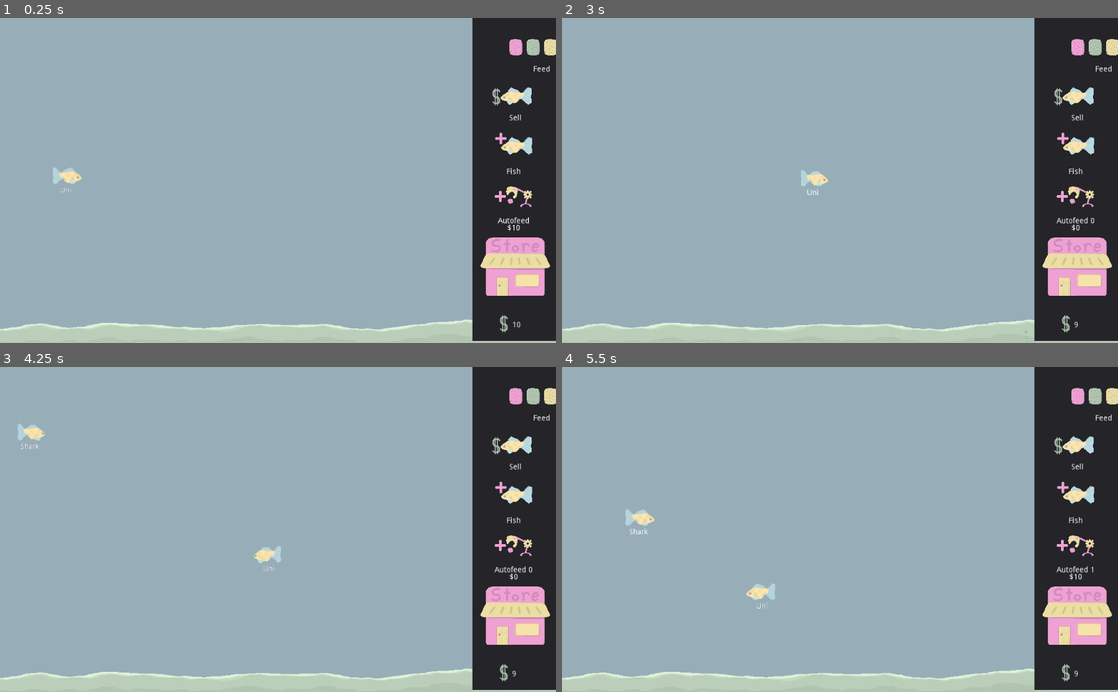
Above: before the commit, frames 1-4 (two rows, left to right).
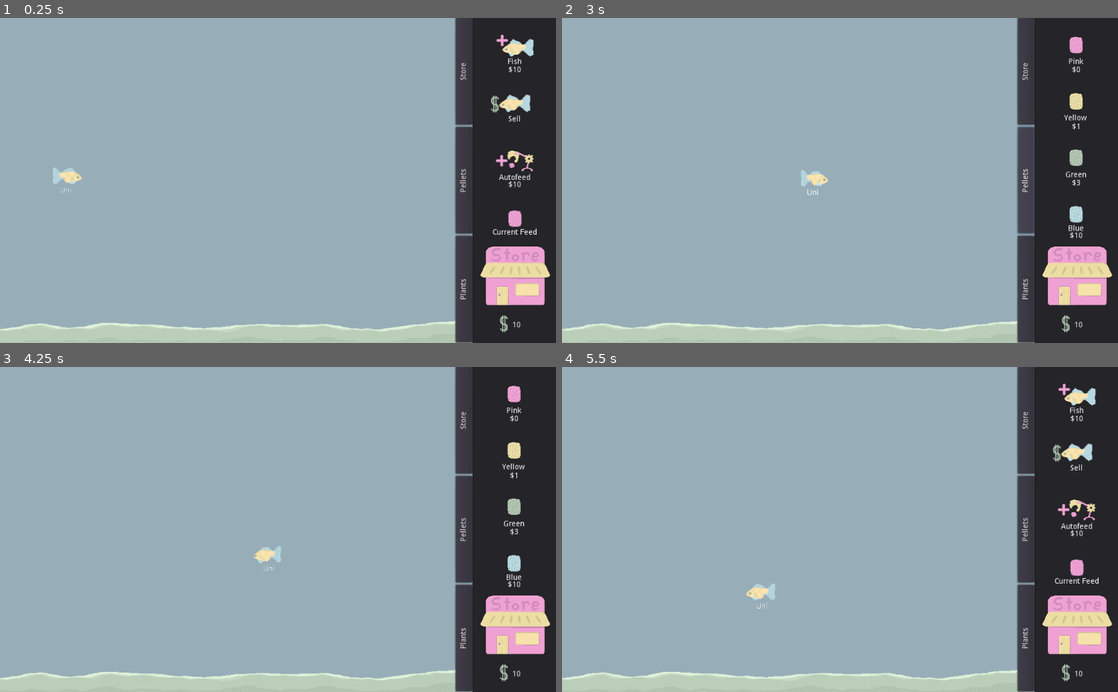
Above: after the commit, the same moments.

Repository: Struckdown/oohgamejam2020
Game: Godot game, scene res://Scenes/World.tscn
The game is run twice, just before and just after one commit, with the same random seed, the same clock (stepped at 60 frames per second) and the same inputs.
Inputs (mouse positions are in pixels of both pictures, inside the frame that each line leads up to):
- Up to frame 1 (0.25 s): no input
- Up to frame 2 (3 s): click "Feed" (after the commit: "Current Feed") at 0.5 s; click (1023, 287) at 1.25 s, where only the run after the commit has a clickable "Plants"; click (1079, 99) at 2 s, where only the run before the commit has a clickable "Sell"; click (1023, 180) at 2.75 s, where only the run after the commit has a clickable "Pellets"
- Up to frame 3 (4.25 s): click (511, 497) at 3.5 s, where only the run before the commit has a clickable "Fish"
- Up to frame 4 (5.5 s): click (1023, 419) at 4.25 s, where only the run after the commit has a clickable "Store"; click "Autofeed 0" (after the commit: "Autofeed") at 5 s

The runs differ from the first frame. In frame 1, 6.8% of the frame differs, in the area x 81-100%, y 0-100%; in frame 2, 6.5%; in frame 3, 6.7%; in frame 4, 7.0%, in the area x 11-100%, y 0-100%.

Commit message:
Working on shop tab UI

Diff:
--- a/src/Scenes/Fish.tscn
+++ b/src/Scenes/Fish.tscn
@@ -6,7 +6,6 @@
 [ext_resource path="res://Audio/fishyplop.wav" type="AudioStream" id=4]
 [ext_resource path="res://Art/Unifish/Unifish.png" type="Texture" id=5]
 [ext_resource path="res://Audio/munchin.wav" type="AudioStream" id=6]
-[ext_resource path="res://Art/Uberfish/Ubersprite.png" type="Texture" id=7]
 
 [sub_resource type="AtlasTexture" id=1]
 flags = 4
@@ -43,108 +42,63 @@
 atlas = ExtResource( 1 )
 region = Rect2( 384, 0, 64, 32 )
 
-[sub_resource type="AtlasTexture" id=8]
+[sub_resource type="AtlasTexture" id=11]
 flags = 4
 atlas = ExtResource( 5 )
 region = Rect2( 0, 0, 64, 32 )
 
-[sub_resource type="AtlasTexture" id=9]
+[sub_resource type="AtlasTexture" id=12]
 flags = 4
 atlas = ExtResource( 5 )
 region = Rect2( 64, 0, 64, 32 )
 
-[sub_resource type="AtlasTexture" id=10]
+[sub_resource type="AtlasTexture" id=13]
 flags = 4
 atlas = ExtResource( 5 )
 region = Rect2( 128, 0, 64, 32 )
 
-[sub_resource type="AtlasTexture" id=11]
+[sub_resource type="AtlasTexture" id=14]
 flags = 4
 atlas = ExtResource( 5 )
 region = Rect2( 192, 0, 64, 32 )
 
-[sub_resource type="AtlasTexture" id=12]
+[sub_resource type="AtlasTexture" id=15]
 flags = 4
 atlas = ExtResource( 5 )
 region = Rect2( 256, 0, 64, 32 )
 
-[sub_resource type="AtlasTexture" id=13]
+[sub_resource type="AtlasTexture" id=16]
 flags = 4
 atlas = ExtResource( 5 )
 region = Rect2( 320, 0, 64, 32 )
 
-[sub_resource type="AtlasTexture" id=14]
+[sub_resource type="AtlasTexture" id=17]
 flags = 4
 atlas = ExtResource( 5 )
 region = Rect2( 384, 0, 64, 32 )
 
-[sub_resource type="AtlasTexture" id=15]
+[sub_resource type="AtlasTexture" id=18]
 flags = 4
 atlas = ExtResource( 5 )
 region = Rect2( 448, 0, 64, 32 )
 
-[sub_resource type="AtlasTexture" id=16]
-flags = 4
-atlas = ExtResource( 7 )
-region = Rect2( 0, 0, 64, 32 )
-
-[sub_resource type="AtlasTexture" id=17]
-flags = 4
-atlas = ExtResource( 7 )
-region = Rect2( 64, 0, 64, 32 )
-
-[sub_resource type="AtlasTexture" id=18]
-flags = 4
-atlas = ExtResource( 7 )
-region = Rect2( 128, 0, 64, 32 )
-
-[sub_resource type="AtlasTexture" id=19]
-flags = 4
-atlas = ExtResource( 7 )
-region = Rect2( 192, 0, 64, 32 )
-
-[sub_resource type="AtlasTexture" id=20]
-flags = 4
-atlas = ExtResource( 7 )
-region = Rect2( 256, 0, 64, 32 )
-
-[sub_resource type="AtlasTexture" id=21]
-flags = 4
-atlas = ExtResource( 7 )
-region = Rect2( 320, 0, 64, 32 )
-
-[sub_resource type="AtlasTexture" id=22]
-flags = 4
-atlas = ExtResource( 7 )
-region = Rect2( 384, 0, 64, 32 )
-
-[sub_resource type="AtlasTexture" id=23]
-flags = 4
-atlas = ExtResource( 7 )
-region = Rect2( 448, 0, 64, 32 )
-
-[sub_resource type="SpriteFrames" id=24]
+[sub_resource type="SpriteFrames" id=8]
 animations = [ {
 "frames": [ SubResource( 1 ), SubResource( 2 ), SubResource( 3 ), SubResource( 4 ), SubResource( 5 ), SubResource( 6 ), SubResource( 7 ) ],
 "loop": true,
 "name": "swim",
 "speed": 8.0
 }, {
-"frames": [ SubResource( 8 ), SubResource( 9 ), SubResource( 10 ), SubResource( 11 ), SubResource( 12 ), SubResource( 13 ), SubResource( 14 ), SubResource( 15 ) ],
+"frames": [ SubResource( 11 ), SubResource( 12 ), SubResource( 13 ), SubResource( 14 ), SubResource( 15 ), SubResource( 16 ), SubResource( 17 ), SubResource( 18 ) ],
 "loop": true,
 "name": "swim_uni",
 "speed": 8.0
-}, {
-"frames": [ SubResource( 16 ), SubResource( 17 ), SubResource( 18 ), SubResource( 19 ), SubResource( 20 ), SubResource( 21 ), SubResource( 22 ), SubResource( 23 ) ],
-"loop": true,
-"name": "swim_uber",
-"speed": 8.0
 } ]
 
-[sub_resource type="CircleShape2D" id=25]
+[sub_resource type="CircleShape2D" id=9]
 radius = 115.498
 
-[sub_resource type="CapsuleShape2D" id=26]
+[sub_resource type="CapsuleShape2D" id=10]
 radius = 30.6025
 height = 3.58834
 
@@ -152,17 +106,17 @@
 script = ExtResource( 2 )
 
 [node name="AnimatedSprite" type="AnimatedSprite" parent="."]
-frames = SubResource( 24 )
-animation = "swim_uber"
+frames = SubResource( 8 )
+animation = "swim_uni"
 
 [node name="detect_box" type="CollisionShape2D" parent="."]
-shape = SubResource( 25 )
+shape = SubResource( 9 )
 
 [node name="eat_area" type="Area2D" parent="."]
 script = ExtResource( 3 )
 
 [node name="eat_box" type="CollisionShape2D" parent="eat_area"]
-shape = SubResource( 26 )
+shape = SubResource( 10 )
 
 [node name="AudioStreamPlayer2D" type="AudioStreamPlayer2D" parent="."]
 stream = ExtResource( 4 )
--- a/src/Scenes/StoreUI.tscn
+++ b/src/Scenes/StoreUI.tscn
@@ -1,14 +1,17 @@
-[gd_scene load_steps=11 format=2]
+[gd_scene load_steps=14 format=2]
 
 [ext_resource path="res://Art/HUD Elements/shop button.png" type="Texture" id=1]
 [ext_resource path="res://Scripts/StoreUI.gd" type="Script" id=2]
-[ext_resource path="res://Art/HUD Elements/pellet icon.png" type="Texture" id=3]
 [ext_resource path="res://Art/HUD Elements/Sell Fish.png" type="Texture" id=4]
 [ext_resource path="res://Art/HUD Elements/More Fish.png" type="Texture" id=5]
 [ext_resource path="res://Audio/button.wav" type="AudioStream" id=6]
 [ext_resource path="res://Art/HUD Elements/money.png" type="Texture" id=7]
 [ext_resource path="res://Art/HUD Elements/buy autofeeder.png" type="Texture" id=8]
 [ext_resource path="res://Audio/buyfish.wav" type="AudioStream" id=9]
+[ext_resource path="res://Art/HUD Elements/blue pellet.png" type="Texture" id=10]
+[ext_resource path="res://Art/HUD Elements/pink pellet.png" type="Texture" id=11]
+[ext_resource path="res://Art/HUD Elements/yellow pellet.png" type="Texture" id=12]
+[ext_resource path="res://Art/HUD Elements/green pellet.png" type="Texture" id=13]
 
 [sub_resource type="ImageTexture" id=1]
 
@@ -21,144 +24,38 @@
 "_edit_use_anchors_": false
 }
 
-[node name="Panel" type="Panel" parent="."]
+[node name="Background" type="Panel" parent="."]
 anchor_left = 0.85
 anchor_right = 1.0
 anchor_bottom = 0.993
 margin_left = -0.400024
 margin_right = 2.0
-margin_bottom = 0.199951
-__meta__ = {
-"_edit_use_anchors_": false
-}
-
-[node name="FeedButton" type="TextureButton" parent="Panel"]
-anchor_right = 1.0
-anchor_bottom = 1.0
-margin_left = 63.7705
-margin_top = 38.1008
-margin_right = -60.2295
-margin_bottom = -523.899
-texture_normal = ExtResource( 3 )
-texture_pressed = SubResource( 1 )
-__meta__ = {
-"_edit_use_anchors_": false
-}
-
-[node name="FeedLabel" type="Label" parent="Panel/FeedButton"]
-anchor_right = 1.0
-anchor_bottom = 1.0
-margin_top = 49.5231
-margin_bottom = 29.5231
-text = "Feed"
-align = 1
-__meta__ = {
-"_edit_use_anchors_": false
-}
-
-[node name="SellButton" type="TextureButton" parent="Panel"]
-anchor_right = 1.0
-anchor_bottom = 1.0
-margin_left = 30.78
-margin_top = 118.961
-margin_right = -25.22
-margin_bottom = -413.038
-texture_normal = ExtResource( 4 )
-texture_pressed = SubResource( 1 )
-__meta__ = {
-"_edit_use_anchors_": false
-}
-
-[node name="SellLabel" type="Label" parent="Panel/SellButton"]
-anchor_right = 1.0
-anchor_bottom = 1.0
-margin_left = -0.568787
-margin_top = 58.6239
-margin_right = -0.568787
-margin_bottom = 8.62302
-text = "Sell"
-align = 1
-__meta__ = {
-"_edit_use_anchors_": false
-}
-
-[node name="BuyFish" type="TextureButton" parent="Panel"]
-anchor_right = 1.0
-anchor_bottom = 1.0
-margin_left = 25.5805
-margin_top = 206.811
-margin_right = -30.4195
-margin_bottom = -325.189
-texture_normal = ExtResource( 5 )
-texture_pressed = SubResource( 1 )
-__meta__ = {
-"_edit_use_anchors_": false
-}
-
-[node name="BuyFishLabel" type="Label" parent="Panel/BuyFish"]
-anchor_right = 1.0
-anchor_bottom = 1.0
-margin_top = 70.0
-text = "Fish"
-align = 1
-__meta__ = {
-"_edit_use_anchors_": false
-}
-
-[node name="AutofeederBtn" type="TextureButton" parent="Panel"]
-anchor_right = 1.0
-anchor_bottom = 1.0
-margin_left = 12.498
-margin_top = 298.388
-margin_right = -15.502
-margin_bottom = -233.612
-texture_normal = ExtResource( 8 )
-texture_pressed = SubResource( 1 )
-__meta__ = {
-"_edit_use_anchors_": false
-}
-
-[node name="AutoFeederLbl" type="Label" parent="Panel/AutofeederBtn"]
-anchor_right = 1.0
-anchor_bottom = 1.0
-margin_top = 70.0
-margin_bottom = 20.0001
-text = "Autofeed"
-align = 1
-__meta__ = {
-"_edit_use_anchors_": false
-}
-
-[node name="AutoFeederCostLbl2" type="Label" parent="Panel/AutofeederBtn"]
-anchor_right = 1.0
-anchor_bottom = 1.0
-margin_top = 82.5137
-margin_bottom = 32.5137
-text = "$10"
-align = 1
-__meta__ = {
-"_edit_use_anchors_": false
-}
-
-[node name="Currency" type="Label" parent="Panel"]
+margin_bottom = 4.20001
+__meta__ = {
+"_edit_lock_": true,
+"_edit_use_anchors_": false
+}
+
+[node name="Currency" type="Label" parent="Background"]
 anchor_right = 1.0
 anchor_bottom = 1.0
 margin_left = 73.0
 margin_top = 560.0
+margin_right = -38.0
 margin_bottom = -21.9999
 text = "50"
 __meta__ = {
 "_edit_use_anchors_": false
 }
 
-[node name="StoreIcon" type="TextureRect" parent="Panel"]
+[node name="StoreIcon" type="TextureRect" parent="Background"]
 margin_left = 15.3425
-margin_top = 395.295
+margin_top = 411.544
 margin_right = 143.343
-margin_bottom = 523.295
+margin_bottom = 539.544
 texture = ExtResource( 1 )
 
-[node name="MoneyIcon" type="TextureRect" parent="Panel"]
+[node name="MoneyIcon" type="TextureRect" parent="Background"]
 margin_left = 50.6938
 margin_top = 549.154
 margin_right = 64.6938
@@ -173,7 +70,370 @@
 
 [node name="BuyFishSFX" type="AudioStreamPlayer" parent="."]
 stream = ExtResource( 9 )
-[connection signal="pressed" from="Panel/FeedButton" to="." method="_on_FeedButton_pressed"]
-[connection signal="pressed" from="Panel/SellButton" to="." method="_on_SellButton_pressed"]
-[connection signal="pressed" from="Panel/BuyFish" to="." method="_on_BuyFish_pressed"]
-[connection signal="pressed" from="Panel/AutofeederBtn" to="." method="_on_AutofeederBtn_pressed"]
+
+[node name="Tabs" type="Tabs" parent="."]
+anchor_right = 0.028
+anchor_bottom = 0.363
+margin_left = 841.0
+margin_top = -13.0
+margin_right = 841.328
+margin_bottom = 381.2
+__meta__ = {
+"_edit_use_anchors_": false
+}
+
+[node name="HBoxContainer" type="HBoxContainer" parent="Tabs"]
+anchor_left = -0.483
+anchor_top = 0.028
+anchor_right = 0.897
+anchor_bottom = 1.0
+margin_left = 12.007
+margin_top = 594.914
+margin_right = 571.987
+margin_bottom = 31.05
+rect_rotation = -90.0
+__meta__ = {
+"_edit_use_anchors_": false
+}
+
+[node name="Plants" type="Button" parent="Tabs/HBoxContainer"]
+margin_right = 197.0
+margin_bottom = 31.0
+size_flags_horizontal = 3
+text = "Plants"
+__meta__ = {
+"_edit_lock_": true
+}
+
+[node name="Pellets" type="Button" parent="Tabs/HBoxContainer"]
+margin_left = 201.0
+margin_right = 398.0
+margin_bottom = 31.0
+size_flags_horizontal = 3
+text = "Pellets"
+__meta__ = {
+"_edit_lock_": true
+}
+
+[node name="Main" type="Button" parent="Tabs/HBoxContainer"]
+margin_left = 402.0
+margin_right = 600.0
+margin_bottom = 31.0
+size_flags_horizontal = 3
+text = "Store"
+__meta__ = {
+"_edit_lock_": true
+}
+
+[node name="Content" type="Control" parent="."]
+margin_left = 868.425
+margin_right = 908.425
+margin_bottom = 40.0
+__meta__ = {
+"_edit_use_anchors_": false
+}
+
+[node name="MainShopUI" type="Control" parent="Content"]
+anchor_right = 1.0
+anchor_bottom = 1.0
+margin_left = 4.0
+margin_right = -4.0
+margin_bottom = -4.0
+__meta__ = {
+"_edit_use_anchors_": false
+}
+
+[node name="VBoxContainer" type="VBoxContainer" parent="Content/MainShopUI"]
+anchor_right = 4.812
+anchor_bottom = 11.722
+margin_right = 0.0159912
+margin_bottom = 0.00799561
+__meta__ = {
+"_edit_use_anchors_": false
+}
+
+[node name="BuyFish" type="TextureButton" parent="Content/MainShopUI/VBoxContainer"]
+margin_right = 154.0
+margin_bottom = 102.0
+size_flags_vertical = 3
+texture_normal = ExtResource( 5 )
+texture_pressed = SubResource( 1 )
+expand = true
+stretch_mode = 3
+__meta__ = {
+"_edit_use_anchors_": false
+}
+
+[node name="BuyFishLabel" type="Label" parent="Content/MainShopUI/VBoxContainer/BuyFish"]
+anchor_right = 1.0
+anchor_bottom = 1.0
+margin_top = 73.8689
+margin_bottom = -14.1311
+text = "Fish"
+align = 1
+__meta__ = {
+"_edit_use_anchors_": false
+}
+
+[node name="BuyFishCostLbl" type="Label" parent="Content/MainShopUI/VBoxContainer/BuyFish"]
+anchor_right = 1.0
+anchor_bottom = 1.0
+margin_top = 88.5301
+margin_bottom = 0.53009
+text = "$10"
+align = 1
+__meta__ = {
+"_edit_use_anchors_": false
+}
+
+[node name="SellButton" type="TextureButton" parent="Content/MainShopUI/VBoxContainer"]
+margin_top = 106.0
+margin_right = 154.0
+margin_bottom = 208.0
+size_flags_vertical = 3
+texture_normal = ExtResource( 4 )
+texture_pressed = SubResource( 1 )
+expand = true
+stretch_mode = 3
+__meta__ = {
+"_edit_use_anchors_": false
+}
+
+[node name="SellLabel" type="Label" parent="Content/MainShopUI/VBoxContainer/SellButton"]
+anchor_right = 1.0
+anchor_bottom = 1.0
+margin_left = -1.0
+margin_top = 73.7019
+margin_right = -1.0
+margin_bottom = -9.2981
+text = "Sell"
+align = 1
+__meta__ = {
+"_edit_use_anchors_": false
+}
+
+[node name="AutofeederBtn" type="TextureButton" parent="Content/MainShopUI/VBoxContainer"]
+margin_top = 212.0
+margin_right = 154.0
+margin_bottom = 314.0
+size_flags_vertical = 3
+texture_normal = ExtResource( 8 )
+texture_pressed = SubResource( 1 )
+expand = true
+stretch_mode = 3
+__meta__ = {
+"_edit_use_anchors_": false
+}
+
+[node name="AutoFeederLbl" type="Label" parent="Content/MainShopUI/VBoxContainer/AutofeederBtn"]
+anchor_right = 1.0
+anchor_bottom = 1.0
+margin_top = 75.4165
+margin_bottom = -10.5835
+text = "Autofeed"
+align = 1
+__meta__ = {
+"_edit_use_anchors_": false
+}
+
+[node name="AutoFeederCostLbl2" type="Label" parent="Content/MainShopUI/VBoxContainer/AutofeederBtn"]
+anchor_right = 1.0
+anchor_bottom = 1.0
+margin_top = 88.4165
+margin_bottom = 4.4165
+text = "$10"
+align = 1
+__meta__ = {
+"_edit_use_anchors_": false
+}
+
+[node name="FeedButton" type="TextureButton" parent="Content/MainShopUI/VBoxContainer"]
+margin_top = 318.0
+margin_right = 154.0
+margin_bottom = 422.0
+size_flags_vertical = 3
+texture_normal = ExtResource( 11 )
+texture_pressed = SubResource( 1 )
+expand = true
+stretch_mode = 3
+__meta__ = {
+"_edit_use_anchors_": false
+}
+
+[node name="FeedLabel" type="Label" parent="Content/MainShopUI/VBoxContainer/FeedButton"]
+anchor_right = 1.0
+anchor_bottom = 1.0
+margin_top = 70.1184
+margin_bottom = -11.8816
+text = "Current Feed"
+align = 1
+__meta__ = {
+"_edit_use_anchors_": false
+}
+
+[node name="PelletShopUI" type="Control" parent="Content"]
+visible = false
+anchor_right = 3.464
+anchor_bottom = 4.563
+margin_left = 4.0
+margin_right = 15.44
+margin_bottom = 222.48
+__meta__ = {
+"_edit_use_anchors_": false
+}
+
+[node name="VBoxContainer" type="VBoxContainer" parent="Content/PelletShopUI"]
+anchor_right = 1.0
+anchor_bottom = 1.022
+margin_bottom = 0.0899658
+__meta__ = {
+"_edit_use_anchors_": false
+}
+
+[node name="Pellet1" type="TextureButton" parent="Content/PelletShopUI/VBoxContainer"]
+margin_right = 150.0
+margin_bottom = 100.0
+size_flags_vertical = 3
+texture_normal = ExtResource( 11 )
+texture_pressed = SubResource( 1 )
+expand = true
+stretch_mode = 3
+__meta__ = {
+"_edit_use_anchors_": false
+}
+
+[node name="Pellet1Lbl" type="Label" parent="Content/PelletShopUI/VBoxContainer/Pellet1"]
+anchor_right = 1.0
+anchor_bottom = 1.0
+margin_top = 73.8689
+margin_bottom = -14.1311
+text = "Pink"
+align = 1
+__meta__ = {
+"_edit_use_anchors_": false
+}
+
+[node name="Pellet1CostLbl3" type="Label" parent="Content/PelletShopUI/VBoxContainer/Pellet1"]
+anchor_right = 1.0
+anchor_bottom = 1.0
+margin_top = 89.0095
+margin_bottom = 5.00946
+text = "$0"
+align = 1
+__meta__ = {
+"_edit_use_anchors_": false
+}
+
+[node name="Pellet2" type="TextureButton" parent="Content/PelletShopUI/VBoxContainer"]
+margin_top = 104.0
+margin_right = 150.0
+margin_bottom = 204.0
+size_flags_vertical = 3
+texture_normal = ExtResource( 12 )
+texture_pressed = SubResource( 1 )
+expand = true
+stretch_mode = 3
+__meta__ = {
+"_edit_use_anchors_": false
+}
+
+[node name="Pellet2Lbl" type="Label" parent="Content/PelletShopUI/VBoxContainer/Pellet2"]
+anchor_right = 1.0
+anchor_bottom = 1.0
+margin_left = -1.0
+margin_top = 73.7019
+margin_right = -1.0
+margin_bottom = -9.2981
+text = "Yellow"
+align = 1
+__meta__ = {
+"_edit_use_anchors_": false
+}
+
+[node name="Pellet2CostLbl2" type="Label" parent="Content/PelletShopUI/VBoxContainer/Pellet2"]
+anchor_right = 1.0
+anchor_bottom = 1.0
+margin_top = 89.7605
+margin_bottom = 5.7605
+text = "$1"
+align = 1
+__meta__ = {
+"_edit_use_anchors_": false
+}
+
+[node name="Pellet3" type="TextureButton" parent="Content/PelletShopUI/VBoxContainer"]
+margin_top = 208.0
+margin_right = 150.0
+margin_bottom = 308.0
+size_flags_vertical = 3
+texture_normal = ExtResource( 13 )
+texture_pressed = SubResource( 1 )
+expand = true
+stretch_mode = 3
+__meta__ = {
+"_edit_use_anchors_": false
+}
+
+[node name="Pellet3Lbl" type="Label" parent="Content/PelletShopUI/VBoxContainer/Pellet3"]
+anchor_right = 1.0
+anchor_bottom = 1.0
+margin_top = 75.4165
+margin_bottom = -10.5835
+text = "Green"
+align = 1
+__meta__ = {
+"_edit_use_anchors_": false
+}
+
+[node name="Pellet3CostLbl" type="Label" parent="Content/PelletShopUI/VBoxContainer/Pellet3"]
+anchor_right = 1.0
+anchor_bottom = 1.0
+margin_top = 89.8132
+margin_bottom = 5.81317
+text = "$3"
+align = 1
+__meta__ = {
+"_edit_use_anchors_": false
+}
+
+[node name="Pellet4" type="TextureButton" parent="Content/PelletShopUI/VBoxContainer"]
+margin_top = 312.0
+margin_right = 150.0
+margin_bottom = 414.0
+size_flags_vertical = 3
+texture_normal = ExtResource( 10 )
+texture_pressed = SubResource( 1 )
+expand = true
+stretch_mode = 3
+__meta__ = {
+"_edit_use_anchors_": false
+}
+
+[node name="Pellet4Lbl" type="Label" parent="Content/PelletShopUI/VBoxContainer/Pellet4"]
+anchor_right = 1.0
+anchor_bottom = 1.0
+margin_top = 70.1184
+margin_bottom = -11.8816
+text = "Blue"
+align = 1
+__meta__ = {
+"_edit_use_anchors_": false
+}
+
+[node name="Pellet4CostLbl2" type="Label" parent="Content/PelletShopUI/VBoxContainer/Pellet4"]
+anchor_right = 1.0
+anchor_bottom = 1.0
+margin_top = 82.8825
+margin_bottom = -1.11752
+text = "$10"
+align = 1
+__meta__ = {
+"_edit_use_anchors_": false
+}
+[connection signal="pressed" from="Tabs/HBoxContainer/Plants" to="." method="_on_Plants_pressed"]
+[connection signal="pressed" from="Tabs/HBoxContainer/Pellets" to="." method="_on_Pellets_pressed"]
+[connection signal="pressed" from="Tabs/HBoxContainer/Main" to="." method="_on_Main_pressed"]
+[connection signal="pressed" from="Content/MainShopUI/VBoxContainer/BuyFish" to="." method="_on_BuyFish_pressed"]
+[connection signal="pressed" from="Content/MainShopUI/VBoxContainer/SellButton" to="." method="_on_SellButton_pressed"]
+[connection signal="pressed" from="Content/MainShopUI/VBoxContainer/AutofeederBtn" to="." method="_on_AutofeederBtn_pressed"]
+[connection signal="pressed" from="Content/MainShopUI/VBoxContainer/FeedButton" to="." method="_on_FeedButton_pressed"]
--- a/src/Scripts/StoreUI.gd
+++ b/src/Scripts/StoreUI.gd
@@ -16,11 +16,13 @@
 #	pass
 
 func updateUI():
-	$Panel/Currency.text = str(GameManager.currency)
+	$Background/Currency.text = str(GameManager.currency)
 	if GameManager.autofeeder != null:
 		autofeedCost = GameManager.autofeeder.autofeederLevel * 10
-		$Panel/AutofeederBtn/AutoFeederLbl.text = "Autofeed " + str(GameManager.autofeeder.autofeederLevel)
-		$Panel/AutofeederBtn/AutoFeederCostLbl2.text = "$" + str(autofeedCost)
+		if $Content/MainShopUI.visible:
+			pass
+			#$Content/MainShopUI/VBoxContainer/AutofeederBtn/AutoFeederCostLbl.text = "Autofeed " + str(GameManager.autofeeder.autofeederLevel)
+			#$Content/MainShopUI/VBoxContainer/AutofeederBtn/AutoFeederCostLbl2.text = "$" + str(autofeedCost)
 
 func _on_FeedButton_pressed():
 	mouseManagerRef.setMouseState("feed")
@@ -42,3 +44,21 @@
 		GameManager.autofeeder.levelUp()
 		GameManager.currency -= autofeedCost
 		updateUI()
+
+
+
+func _on_Main_pressed():
+	$Content/MainShopUI.show()
+	$Content/PelletShopUI.hide()
+	updateUI()
+
+
+func _on_Pellets_pressed():
+	$Content/MainShopUI.hide()
+	$Content/PelletShopUI.show()
+	updateUI()
+
+func _on_Plants_pressed():
+	$Content/MainShopUI.hide()
+	$Content/PelletShopUI.hide()
+	updateUI()
Not shown, added: src/Art/HUD Elements/blue pellet.png.import
Not shown, added: src/Art/HUD Elements/green pellet.png.import
Not shown, added: src/Art/HUD Elements/pink pellet.png.import
Not shown, added: src/Art/HUD Elements/yellow pellet.png.import
Not shown: 1 places in src/Scenes/Fish.tscn that only renumber resources
